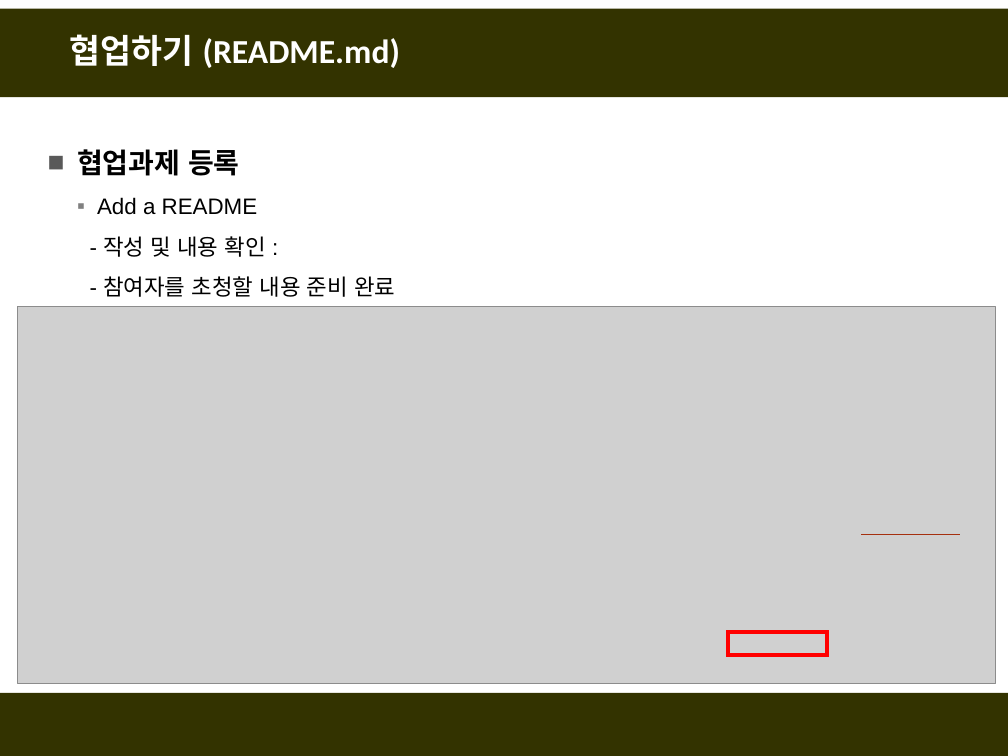
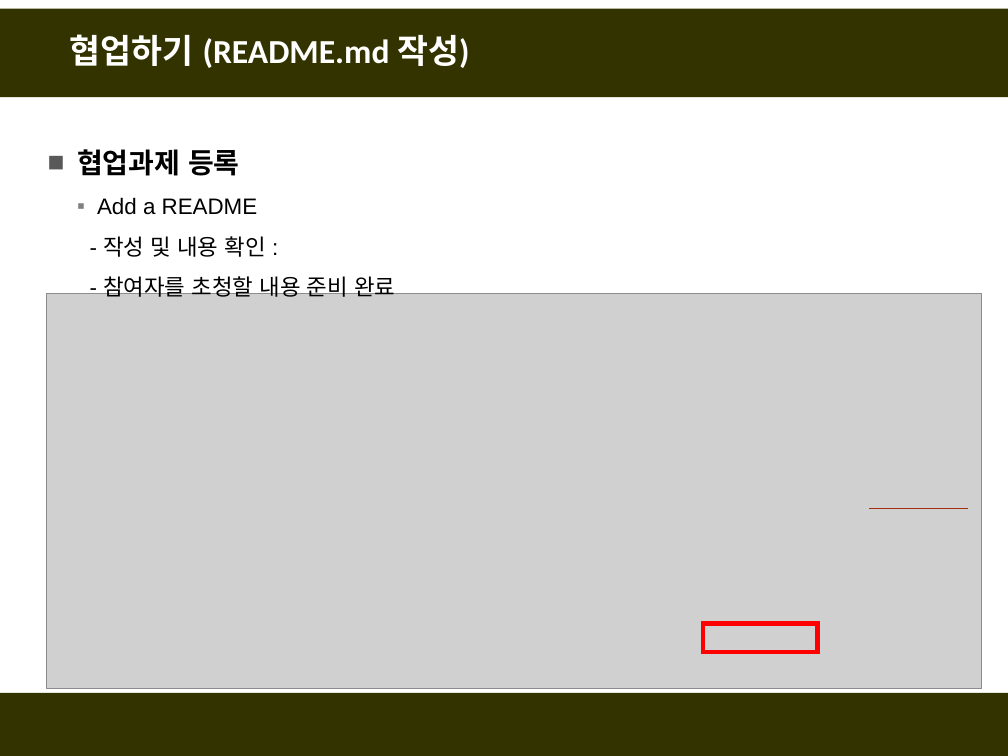
Before and after one commit to fasthill/github-lecture, a slide deck: slide 5 of git및github첫걸음4-협업하기.pptx (slide 6 before the commit). Drawn at 1008x756 pixels with LibreOffice and Linux fonts; fonts in the diff are those of the drawing; grey boxes stand for pictures. Boxes give left, top, right and bottom in pixels: in the first picture for what was removed or moved away, otherwise in the second. Text is boxed around its words. In the diff, an @@ line names an element or a change of style, - is before the commit and + after.

```diff
--- a/git및github첫걸음4-협업하기.pptx
+++ b/git및github첫걸음4-협업하기.pptx
@@ title at [70, 34, 469, 68]: text changed @@
-협업하기 (README.md)
+협업하기 (README.md 작성)
@@ picture: place and size @@
-picture at [17, 306, 995, 682]
+picture at [46, 294, 982, 689]
@@ line moved from (861, 534) - (960, 534) to (870, 508) - (969, 508) @@
@@ rectangle: place and size @@
-rectangle at [728, 632, 827, 655]
+rectangle at [703, 624, 817, 653]
```
Also in this commit, not shown: 16 other slides changed, 8 slides added, 2 slides removed.
